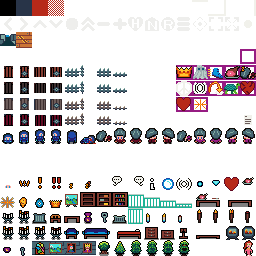
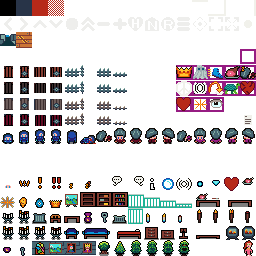
Revision of a layered 256 x 256 image; what changed, layer by layer:
"Pasted Layer #1": opacity 50% → 100%, painted on it over [208, 97, 224, 112]
painted on "Pasted Layer" over [208, 97, 224, 112]
